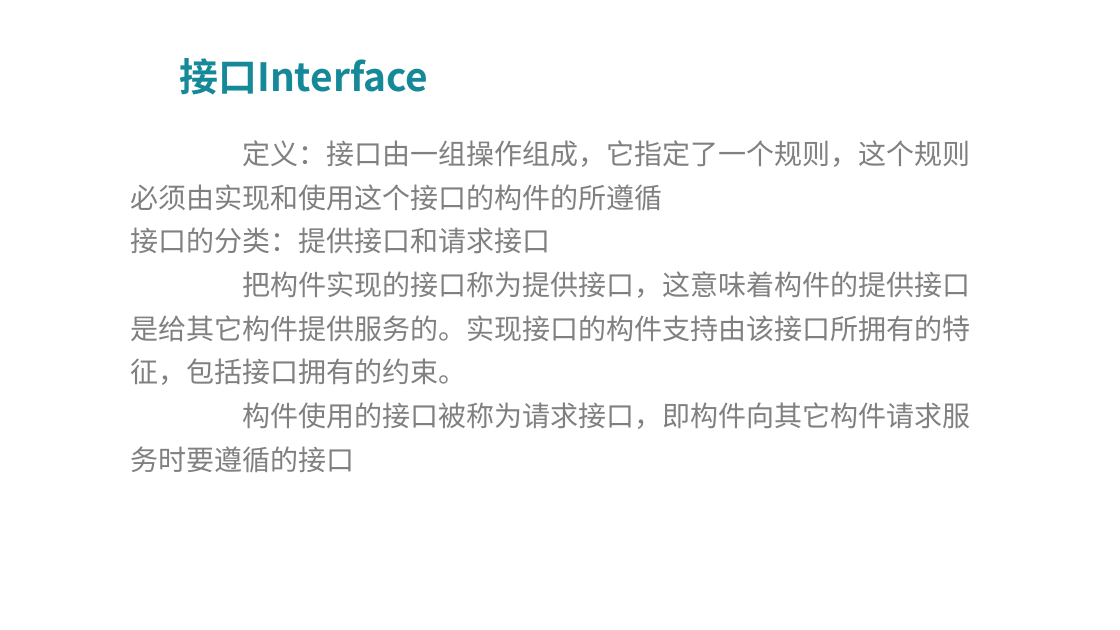
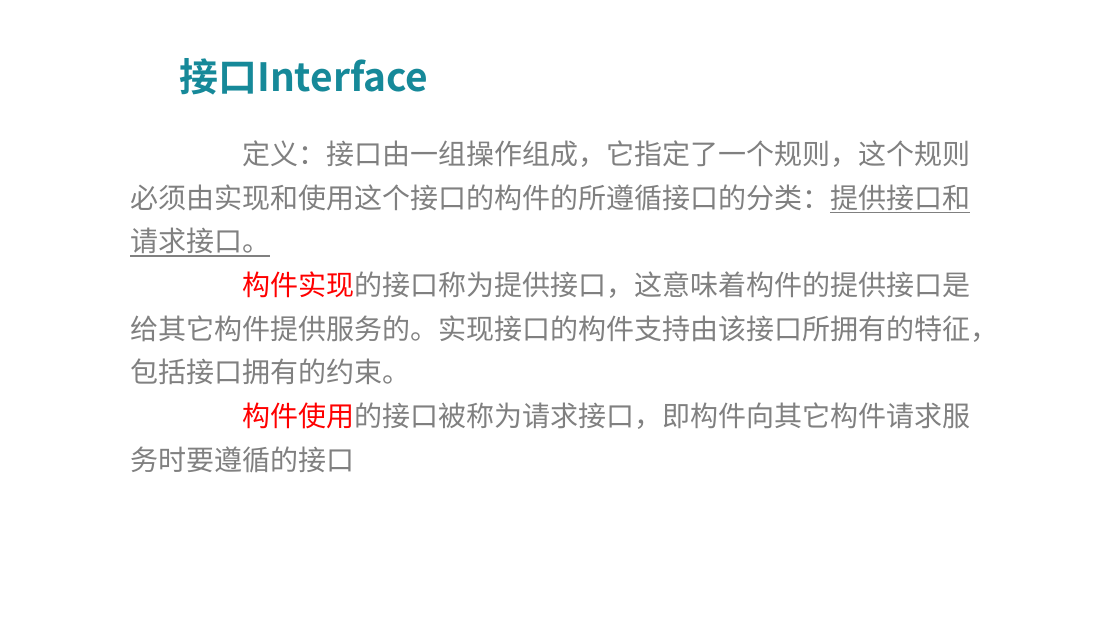
Before and after one commit to PRD2018-G03/PRD2018-G03-SoftwareEngineeringProject, a slide deck: slide 23 of PPT模板及制作/UML基础III翻转PPT.pptx (slide 15 before the commit). Drawn at 1120x630 pixels with LibreOffice and Linux fonts; fonts in the diff are those of the drawing; background and template pictures are left out. Boxes give left, top, right and bottom in pixels: in the first picture for what was removed or moved away, otherwise in the second. Text is boxed around its words. In the diff, an @@ line names an element or a change of style, - is before the commit and + after.

```diff
--- a/PPT模板及制作/UML基础III翻转PPT.pptx
+++ b/PPT模板及制作/UML基础III翻转PPT.pptx
@@ text at (130, 140, 998, 384): text changed @@
-  定义：接口由一组操作组成，它指定了一个规则，这个规则必须由实现和使用这个接口的构件的所遵循
-  接口的分类：提供接口和请求接口
-  把构件实现的接口称为提供接口，这意味着构件的提供接口是给其它构件提供服务的。实现接口的构件支持由该接口所拥有的特征，包括接口拥有的约束。
+  定义：接口由一组操作组成，它指定了一个规则，这个规则必须由实现和使用这个接口的构件的所遵循接口的分类：提供接口和请求接口。
+  构件实现的接口称为提供接口，这意味着构件的提供接口是给其它构件提供服务的。实现接口的构件支持由该接口所拥有的特征，包括接口拥有的约束。
@@ text at (130, 402, 970, 472): text colour #808080 to #FF0000 in "构件使用的接口被称为请求接口，即构件向其它构件请求服务时要遵循的接口" @@
```
Also in this commit, not shown: 20 other slides changed, 15 slides added, 1 slide removed.
